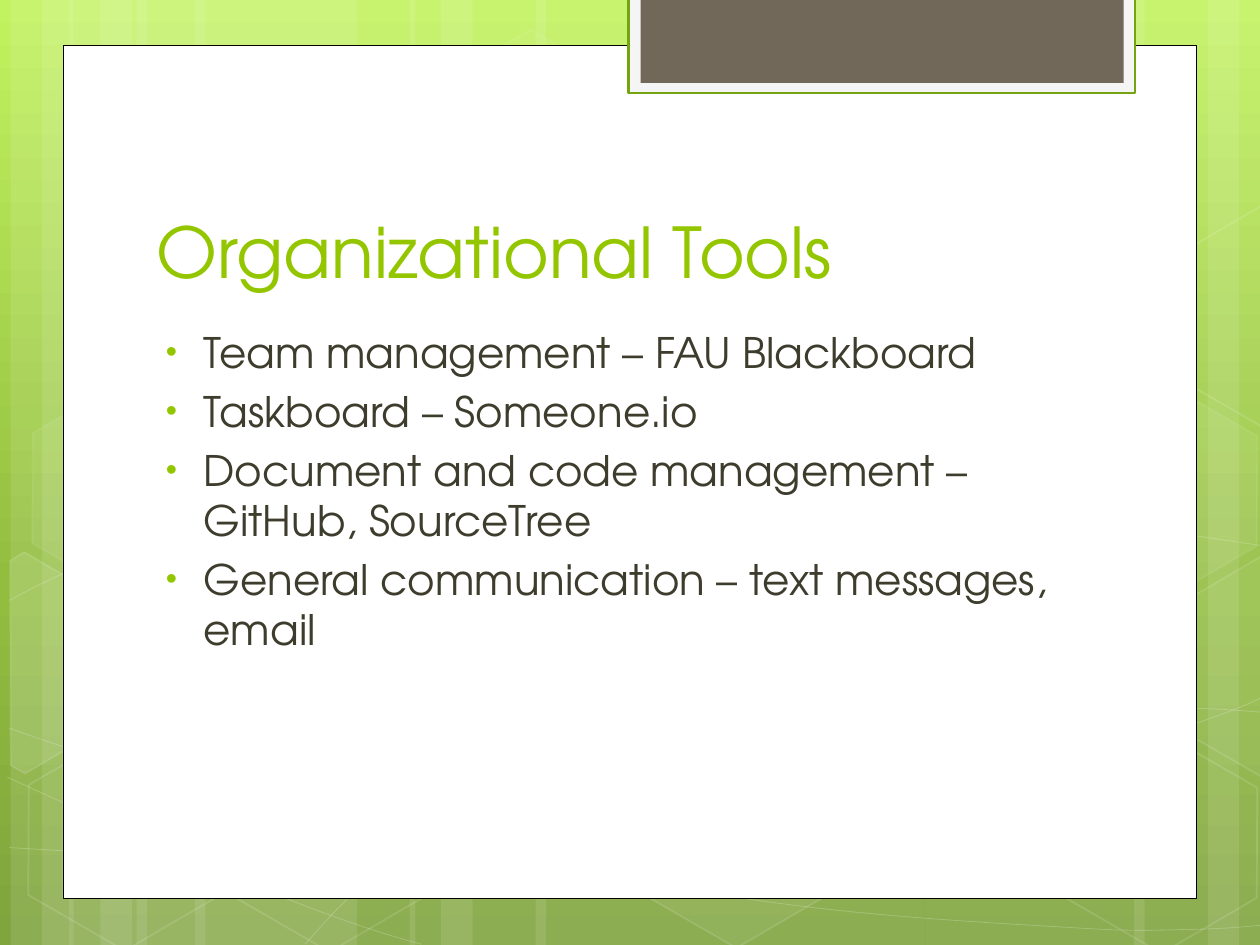
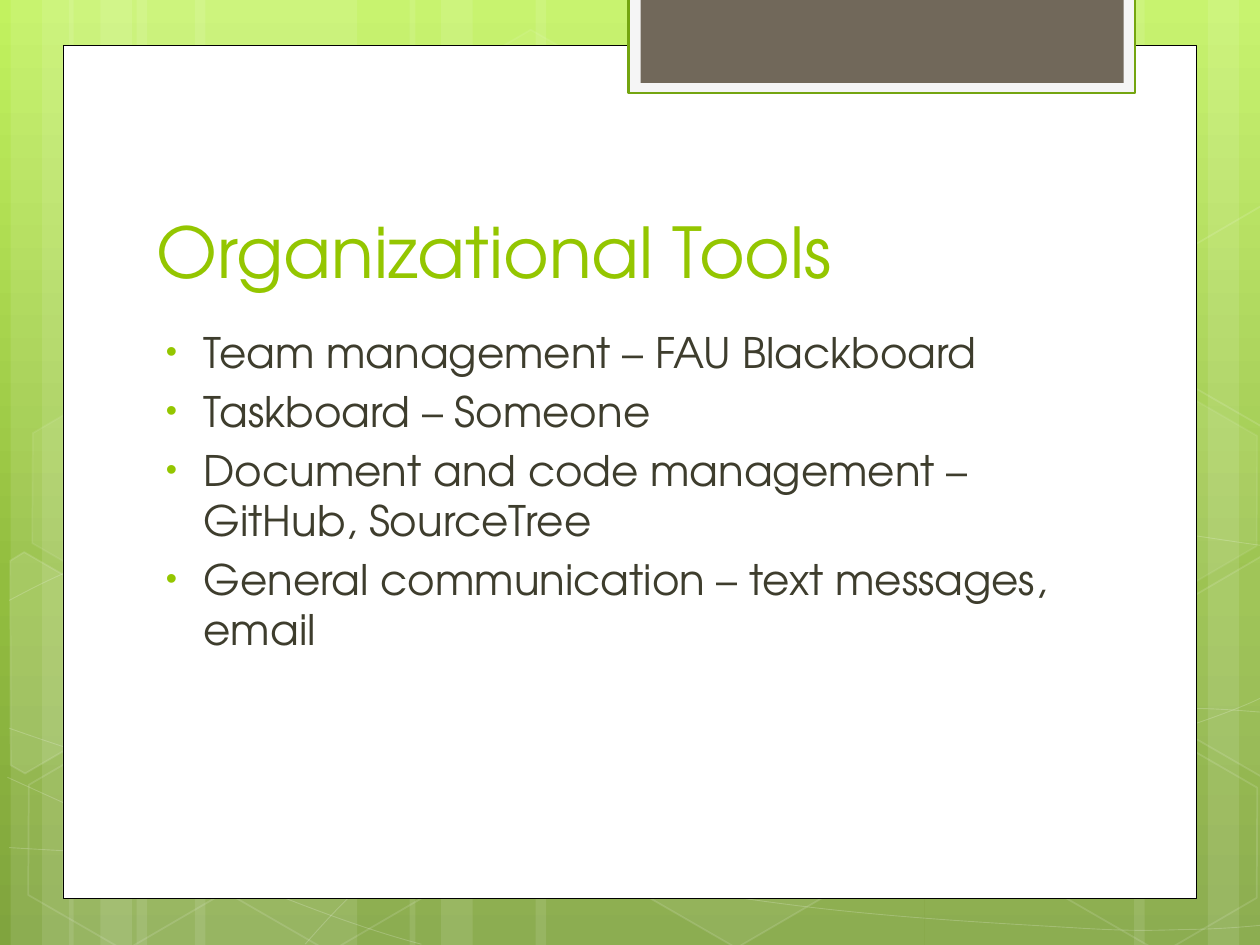
Before and after one commit to Ninjinkai/Couch-Level-Project, a slide deck: slide 6 of Final_Presentation.pptx (slide 4 before the commit). Drawn at 1260x945 pixels with LibreOffice and Linux fonts; fonts in the diff are those of the drawing. Boxes give left, top, right and bottom in pixels: in the first picture for what was removed or moved away, otherwise in the second. Text is boxed around its words. In the diff, an @@ line names an element or a change of style, - is before the commit and + after.

```diff
--- a/Final_Presentation.pptx
+++ b/Final_Presentation.pptx
@@ text at (x1=204, y1=395, x2=651, y2=428): text changed @@
-• Taskboard – Someone.io
+• Taskboard – Someone
```
Also in this commit, not shown: 5 other slides changed, 6 slides added, 1 other file.
